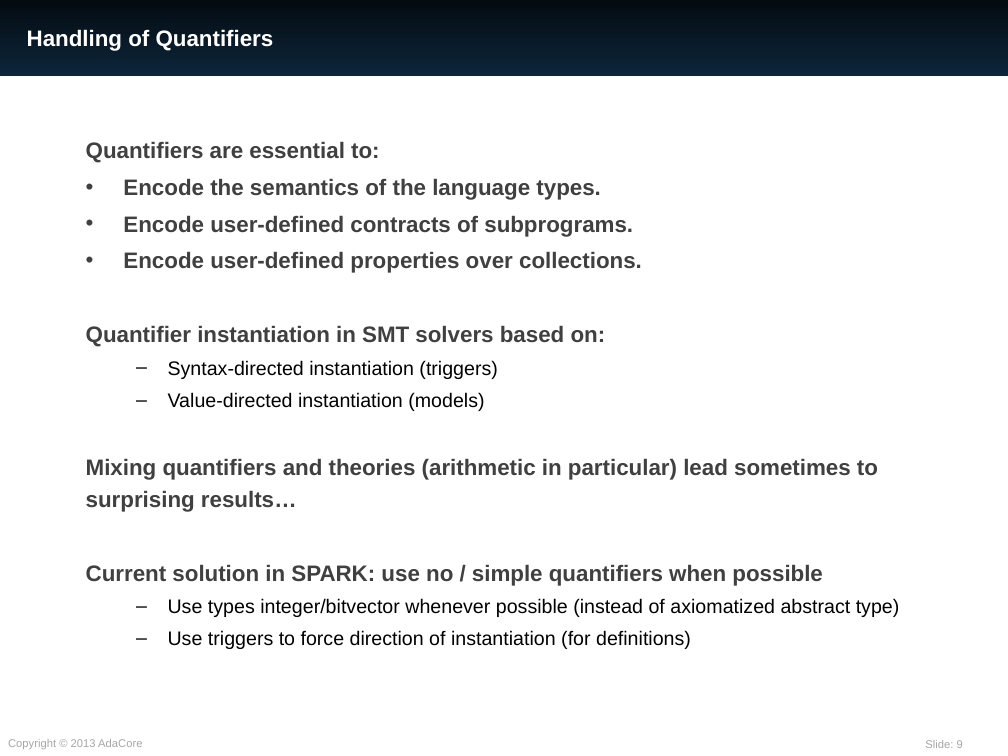
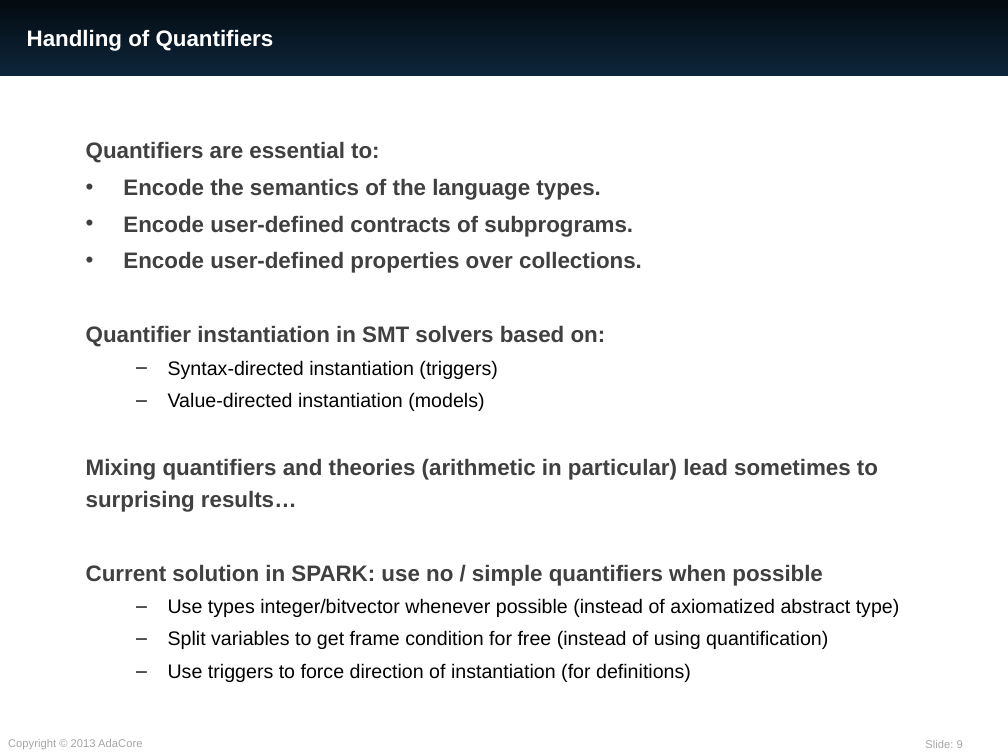
Before and after one commit to AdaCore/spark2014, a slide deck: slide 9 of slides/CP_meets_Verif_2016/SPARK.pptx. Drawn at 1008x756 pixels with LibreOffice and Linux fonts; fonts in the diff are those of the drawing. Boxes give left, top, right and bottom in pixels: in the first picture for what was removed or moved away, otherwise in the second. Text is boxed around its words. In the diff, an @@ line names an element or a change of style, - is before the commit and + after.

Commit message:
P705-023 Update slides

```diff
--- a/slides/CP_meets_Verif_2016/SPARK.pptx
+++ b/slides/CP_meets_Verif_2016/SPARK.pptx
@@ text at [168,630,828,649]: paragraph added @@
+  – Split variables to get frame condition for free (instead of using quantification)
```
